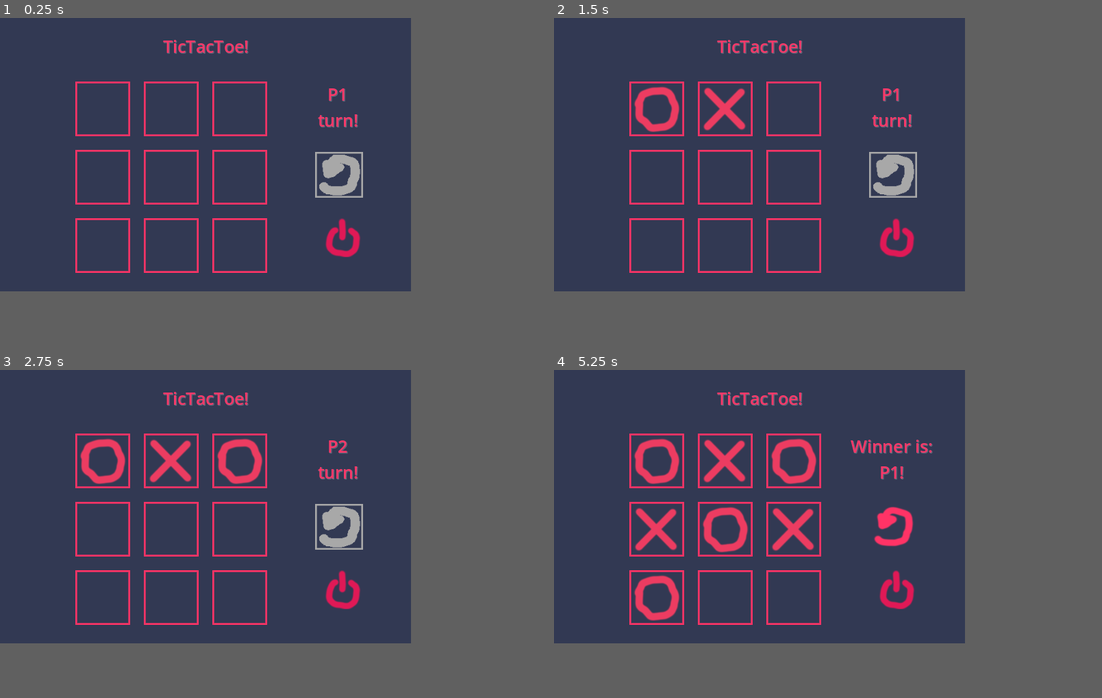
Above: before the commit, frames 1-4 (two rows, left to right).
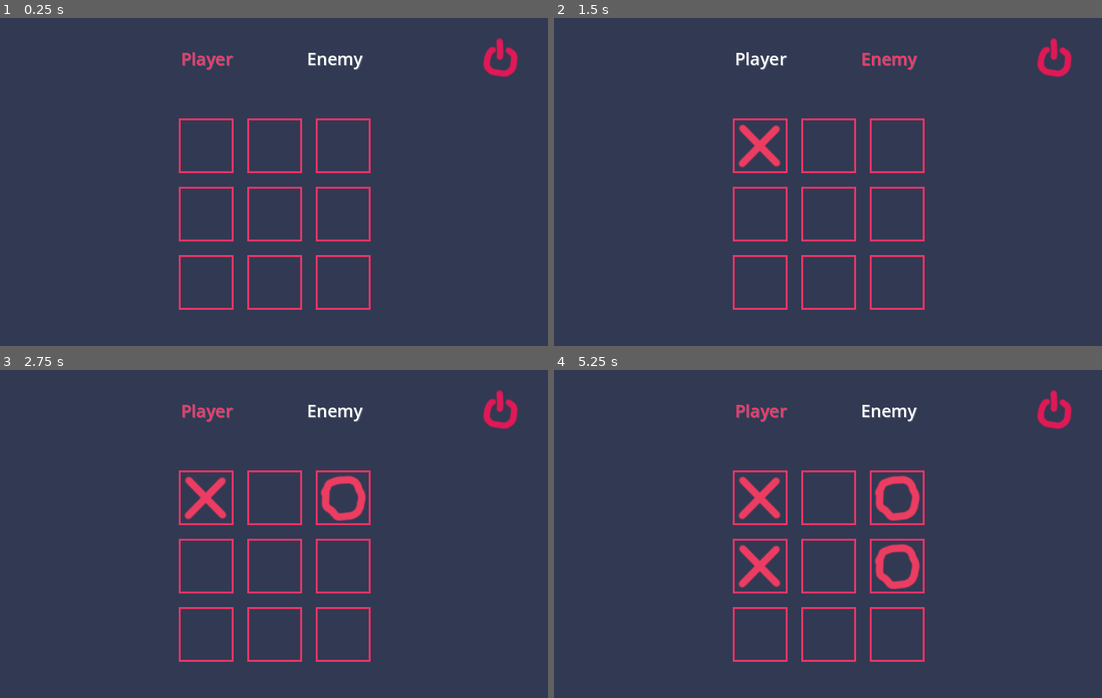
Above: after the commit, the same moments.

Repository: iCatOK/TicTacToeOnline
Game: Godot game, scene res://TicTacToeSession.tscn
The game is run twice, just before and just after one commit, with the same random seed, the same clock (stepped at 60 frames per second) and the same inputs.
Inputs (mouse positions are in pixels of both pictures, inside the frame that each line leads up to):
- Up to frame 1 (0.25 s): no input
- Up to frame 2 (1.5 s): tap Enter at 0.5 s; move the mouse to (658, 109) at 0.52 s; click (658, 109) at 0.67 s; tap Space at 1.25 s; move the mouse to (723, 109) at 1.27 s; click (723, 109) at 1.42 s
- Up to frame 3 (2.75 s): tap Enter at 2 s; move the mouse to (241, 461) at 2.02 s; click (241, 461) at 2.17 s
- Up to frame 4 (5.25 s): tap Space at 2.75, 4.25 s; move the mouse to (658, 530) at 2.77 s; click (658, 530) at 2.92 s; tap Enter at 3.5 s; move the mouse to (723, 530) at 3.52 s; click (723, 530) at 3.67 s; move the mouse to (795, 530) at 4.27 s; click (795, 530) at 4.42 s; move the mouse to (658, 596) at 5.02 s; click (658, 596) at 5.17 s
In our replay, the window is 600x400 before the commit and 800x480 after it. These sizes can differ from the game's own. Grey fills any space a smaller window leaves; there, only what the larger window draws over its background counts as a difference.

The runs differ from the first frame. In frame 1, 6.5% of the frame differs, in the area x 13-95%, y 6-89%; in frame 2, 7.9%; in frame 3, 8.8%; in frame 4, 11%.

Commit message:
update code, visauals and add winning modal window

Diff:
--- a/Cell.tscn
+++ b/Cell.tscn
@@ -22,8 +22,8 @@
 
 [node name="TextureMarker" parent="." instance=ExtResource("2_3xhvs")]
 layout_mode = 1
-ocuppied_cell_texture_first = ExtResource("2_cj5nl")
-ocuppied_cell_texture_second = ExtResource("4_f86p2")
+circle_texture = ExtResource("2_cj5nl")
+cross_texture = ExtResource("4_f86p2")
 free_cell_texture = ExtResource("5_71b8g")
 
 [connection signal="gui_input" from="." to="." method="_on_gui_input"]
--- /dev/null
+++ b/ResultDialog.tscn
@@ -0,0 +1,68 @@
+[gd_scene load_steps=4 format=3 uid="uid://cjadrhn5gltq4"]
+
+[ext_resource type="Script" path="res://scripts/prefabs/ResultDialog.gd" id="1_djv6h"]
+
+[sub_resource type="SystemFont" id="SystemFont_hgiyd"]
+font_names = PackedStringArray("", "Comic Sans MS")
+
+[sub_resource type="SystemFont" id="SystemFont_148sp"]
+font_names = PackedStringArray("", "Comic Sans MS")
+
+[node name="ResultDialog" type="Control"]
+layout_mode = 3
+anchors_preset = 8
+anchor_left = 0.5
+anchor_top = 0.5
+anchor_right = 0.5
+anchor_bottom = 0.5
+grow_horizontal = 2
+grow_vertical = 2
+script = ExtResource("1_djv6h")
+
+[node name="ColorRect" type="ColorRect" parent="."]
+layout_mode = 1
+anchors_preset = 8
+anchor_left = 0.5
+anchor_top = 0.5
+anchor_right = 0.5
+anchor_bottom = 0.5
+offset_left = -192.0
+offset_top = -156.0
+offset_right = 192.0
+offset_bottom = 156.0
+grow_horizontal = 2
+grow_vertical = 2
+color = Color(0.481023, 0.026827, 0.192537, 1)
+
+[node name="VBoxContainer" type="VBoxContainer" parent="ColorRect"]
+layout_mode = 1
+anchors_preset = 8
+anchor_left = 0.5
+anchor_top = 0.5
+anchor_right = 0.5
+anchor_bottom = 0.5
+offset_left = -57.0
+offset_top = -60.0
+offset_right = 57.0
+offset_bottom = 60.0
+grow_horizontal = 2
+grow_vertical = 2
+theme_override_constants/separation = 20
+
+[node name="WinnerLabel" type="Label" parent="ColorRect/VBoxContainer"]
+layout_mode = 2
+theme_override_fonts/font = SubResource("SystemFont_hgiyd")
+theme_override_font_sizes/font_size = 40
+text = "Player
+wins!"
+horizontal_alignment = 1
+vertical_alignment = 1
+
+[node name="PlayAgainButton" type="Button" parent="ColorRect/VBoxContainer"]
+layout_mode = 2
+theme_override_constants/h_separation = 0
+theme_override_fonts/font = SubResource("SystemFont_148sp")
+theme_override_font_sizes/font_size = 25
+text = "Play again"
+
+[connection signal="pressed" from="ColorRect/VBoxContainer/PlayAgainButton" to="." method="_on_play_again_button_pressed"]
--- a/TicTacToeSession.tscn
+++ b/TicTacToeSession.tscn
@@ -1,14 +1,11 @@
-[gd_scene load_steps=11 format=3 uid="uid://cit202a4x64ae"]
+[gd_scene load_steps=8 format=3 uid="uid://cit202a4x64ae"]
 
 [ext_resource type="PackedScene" uid="uid://bbjci7hhph6cn" path="res://Cell.tscn" id="1_1mkfg"]
 [ext_resource type="Script" path="res://scripts/scenes/TicTacToeSession.gd" id="1_1ruk4"]
-[ext_resource type="Texture2D" uid="uid://p6ljrgk7ft86" path="res://res/reset_btn/normal.png" id="3_sd2om"]
-[ext_resource type="Texture2D" uid="uid://bwht7alit6k17" path="res://res/reset_btn/clicked.png" id="4_c3w13"]
-[ext_resource type="Texture2D" uid="uid://dwul4qf1g3gy0" path="res://res/reset_btn/hover.png" id="5_esqpt"]
-[ext_resource type="Texture2D" uid="uid://b5qjeuw6xgpv2" path="res://res/reset_btn/disabled.png" id="6_q28kr"]
 [ext_resource type="Texture2D" uid="uid://b8bx5rjdkpuvy" path="res://res/exit_btn/normal.png" id="7_upm61"]
 [ext_resource type="Texture2D" uid="uid://dykb17u73cueo" path="res://res/exit_btn/click.png" id="8_wd655"]
 [ext_resource type="Texture2D" uid="uid://2r6my4ut8nv1" path="res://res/exit_btn/hover.png" id="9_mkhs6"]
+[ext_resource type="PackedScene" uid="uid://cjadrhn5gltq4" path="res://ResultDialog.tscn" id="10_2gvdn"]
 
 [sub_resource type="SystemFont" id="SystemFont_0sso1"]
 font_names = PackedStringArray("Comic Sans MS")
@@ -31,140 +28,126 @@
 grow_vertical = 2
 color = Color(0.197914, 0.222775, 0.323495, 1)
 
-[node name="Map" type="HFlowContainer" parent="."]
+[node name="SessionRoot" type="Control" parent="."]
+layout_mode = 1
+anchors_preset = 15
+anchor_right = 1.0
+anchor_bottom = 1.0
+grow_horizontal = 2
+grow_vertical = 2
+
+[node name="Map" type="HFlowContainer" parent="SessionRoot"]
 layout_mode = 1
 anchors_preset = 8
 anchor_left = 0.5
 anchor_top = 0.5
 anchor_right = 0.5
 anchor_bottom = 0.5
-offset_left = -190.0
-offset_top = -107.0
-offset_right = 90.0
-offset_bottom = 173.0
+offset_left = -139.0
+offset_top = -93.0
+offset_right = 141.0
+offset_bottom = 187.0
 grow_horizontal = 2
 grow_vertical = 2
 theme_override_constants/h_separation = 20
 theme_override_constants/v_separation = 20
 
-[node name="Cell" parent="Map" instance=ExtResource("1_1mkfg")]
+[node name="Cell" parent="SessionRoot/Map" instance=ExtResource("1_1mkfg")]
 layout_mode = 2
 
-[node name="Cell2" parent="Map" instance=ExtResource("1_1mkfg")]
+[node name="Cell2" parent="SessionRoot/Map" instance=ExtResource("1_1mkfg")]
 layout_mode = 2
 col = 1
 
-[node name="Cell3" parent="Map" instance=ExtResource("1_1mkfg")]
+[node name="Cell3" parent="SessionRoot/Map" instance=ExtResource("1_1mkfg")]
 layout_mode = 2
 col = 2
 
-[node name="Cell4" parent="Map" instance=ExtResource("1_1mkfg")]
+[node name="Cell4" parent="SessionRoot/Map" instance=ExtResource("1_1mkfg")]
 layout_mode = 2
 row = 1
 
-[node name="Cell5" parent="Map" instance=ExtResource("1_1mkfg")]
+[node name="Cell5" parent="SessionRoot/Map" instance=ExtResource("1_1mkfg")]
 layout_mode = 2
 row = 1
 col = 1
 
-[node name="Cell6" parent="Map" instance=ExtResource("1_1mkfg")]
+[node name="Cell6" parent="SessionRoot/Map" instance=ExtResource("1_1mkfg")]
 layout_mode = 2
 row = 1
 col = 2
 
-[node name="Cell7" parent="Map" instance=ExtResource("1_1mkfg")]
+[node name="Cell7" parent="SessionRoot/Map" instance=ExtResource("1_1mkfg")]
 layout_mode = 2
 row = 2
 
-[node name="Cell8" parent="Map" instance=ExtResource("1_1mkfg")]
+[node name="Cell8" parent="SessionRoot/Map" instance=ExtResource("1_1mkfg")]
 layout_mode = 2
 row = 2
 col = 1
 
-[node name="Cell9" parent="Map" instance=ExtResource("1_1mkfg")]
+[node name="Cell9" parent="SessionRoot/Map" instance=ExtResource("1_1mkfg")]
 layout_mode = 2
 row = 2
 col = 2
 
-[node name="PlayerLabel" type="Label" parent="."]
-custom_minimum_size = Vector2(139, 78)
-layout_mode = 1
-anchors_preset = 1
-anchor_left = 1.0
-anchor_right = 1.0
-offset_left = -176.0
-offset_top = 92.0
-offset_right = -37.0
-offset_bottom = 170.0
-grow_horizontal = 0
-theme_override_colors/font_color = Color(0.981995, 0.219757, 0.410317, 1)
-theme_override_colors/font_shadow_color = Color(1, 1, 1, 0.196078)
-theme_override_fonts/font = SubResource("SystemFont_0sso1")
-theme_override_font_sizes/font_size = 25
-text = "Player
-turn"
-horizontal_alignment = 1
-vertical_alignment = 1
-autowrap_mode = 3
-
-[node name="PlayerLabel2" type="Label" parent="."]
-custom_minimum_size = Vector2(139, 60)
+[node name="PlayerLabel" type="Label" parent="SessionRoot"]
 layout_mode = 1
 anchors_preset = 5
 anchor_left = 0.5
 anchor_right = 0.5
-offset_left = -69.0
-offset_top = 12.0
-offset_right = 70.0
-offset_bottom = 72.0
+offset_left = -200.0
+offset_top = 40.0
+offset_right = -61.0
+offset_bottom = 79.0
+grow_horizontal = 2
+theme_override_colors/font_color = Color(0.980392, 0.219608, 0.411765, 1)
+theme_override_colors/font_shadow_color = Color(1, 1, 1, 0.196078)
+theme_override_fonts/font = SubResource("SystemFont_0sso1")
+theme_override_font_sizes/font_size = 25
+text = "Player turn"
+horizontal_alignment = 2
+vertical_alignment = 1
+autowrap_mode = 3
+
+[node name="OpponentLabel" type="Label" parent="SessionRoot"]
+layout_mode = 1
+anchors_preset = 5
+anchor_left = 0.5
+anchor_right = 0.5
+offset_left = 48.0
+offset_top = 40.0
+offset_right = 187.0
+offset_bottom = 79.0
 grow_horizontal = 2
 theme_override_colors/font_color = Color(0.981995, 0.219757, 0.410317, 1)
 theme_override_colors/font_shadow_color = Color(1, 1, 1, 0.196078)
 theme_override_fonts/font = SubResource("SystemFont_0sso1")
 theme_override_font_sizes/font_size = 25
-text = "TicTacToe!"
-horizontal_alignment = 1
+text = "Player turn"
 vertical_alignment = 1
 autowrap_mode = 3
 
-[node name="ResetButton" type="TextureButton" parent="."]
+[node name="ExitButton" type="TextureButton" parent="SessionRoot"]
 layout_mode = 1
-anchors_preset = 6
+anchors_preset = 1
 anchor_left = 1.0
-anchor_top = 0.5
 anchor_right = 1.0
-anchor_bottom = 0.5
-offset_left = -140.0
-offset_top = -4.0
-offset_right = -70.0
-offset_bottom = 63.0
+offset_left = -104.0
+offset_top = 24.0
+offset_right = -34.0
+offset_bottom = 91.0
 grow_horizontal = 0
-grow_vertical = 2
-texture_normal = ExtResource("3_sd2om")
-texture_pressed = ExtResource("4_c3w13")
-texture_hover = ExtResource("5_esqpt")
-texture_disabled = ExtResource("6_q28kr")
-ignore_texture_size = true
-stretch_mode = 0
-
-[node name="ExitButton" type="TextureButton" parent="."]
-layout_mode = 1
-anchors_preset = 3
-anchor_left = 1.0
-anchor_top = 1.0
-anchor_right = 1.0
-anchor_bottom = 1.0
-offset_left = -134.0
-offset_top = -112.0
-offset_right = -64.0
-offset_bottom = -45.0
-grow_horizontal = 0
-grow_vertical = 0
 texture_normal = ExtResource("7_upm61")
 texture_pressed = ExtResource("8_wd655")
 texture_hover = ExtResource("9_mkhs6")
 ignore_texture_size = true
 stretch_mode = 0
 
-[connection signal="pressed" from="ResetButton" to="." method="_on_reset_button_pressed"]
-[connection signal="pressed" from="ExitButton" to="." method="_on_exit_button_pressed"]
+[node name="ResultDialog" parent="." instance=ExtResource("10_2gvdn")]
+visible = false
+layout_mode = 1
+
+[connection signal="end_game" from="." to="ResultDialog" method="show_dialog"]
+[connection signal="pressed" from="SessionRoot/ExitButton" to="." method="_on_exit_button_pressed"]
+[connection signal="play_again" from="ResultDialog" to="." method="_on_result_dialog_play_again"]
--- a/project.godot
+++ b/project.godot
@@ -15,10 +15,14 @@
 config/features=PackedStringArray("4.1", "GL Compatibility")
 config/icon="res://icon.svg"
 
+[autoload]
+
+Global="*res://scripts/Global.gd"
+
 [display]
 
-window/size/viewport_width=600
-window/size/viewport_height=400
+window/size/viewport_width=800
+window/size/viewport_height=480
 
 [input]
 
--- a/scripts/Game.gd
+++ /dev/null
@@ -1,11 +0,0 @@
-extends Control
-
-
-# Called when the node enters the scene tree for the first time.
-func _ready():
-	pass # Replace with function body.
-
-
-# Called every frame. 'delta' is the elapsed time since the previous frame.
-func _process(delta):
-	pass
--- /dev/null
+++ b/scripts/Global.gd
@@ -0,0 +1,5 @@
+extends Node
+
+
+var opponent_name: String = "Enemy"
+var player_name: String = "Player"
--- a/scripts/Utils.gd
+++ b/scripts/Utils.gd
@@ -3,8 +3,9 @@
 extends Node
 class_name Utils
 
-const FIRST_PLAYER_ID = "P1"
-const SECOND_PLAYER_ID = "P2"
+static var FIRST_PLAYER_ID: String = "P1" # cross
+static var SECOND_PLAYER_ID: String = "P2" # circle
+var a: String
 
 
 static func generate_2d_array(row_count: int, col_count: int) -> Array:
--- /dev/null
+++ b/scripts/dto/PlayerData.gd
@@ -0,0 +1,12 @@
+# Class that represents player's data
+extends Node2D
+class_name PlayerData
+
+var player_name: String
+var label: Label
+var marker: String
+
+
+func _init(player_name: String, label: Label):
+	self.player_name = player_name
+	self.label = label
--- a/scripts/markers/ColorMarker.gd
+++ b/scripts/markers/ColorMarker.gd
@@ -1,19 +1,17 @@
 extends ColorRect
 class_name ColorMarker
 
-@export var ocuppied_cell_color_first: Color
-@export var ocuppied_cell_color_second: Color
+@export var circle_color: Color
+@export var cross_color: Color
 @export var free_cell_color: Color
+
+var color_map = {}
 
 # Changes cell state. It is assumed that there is two players with certain ids.
 func change_cell_state(player_identifier: String):
-	var new_state: Color
-	if player_identifier == Utils.FIRST_PLAYER_ID:
-		new_state = ocuppied_cell_color_first
-	elif player_identifier == Utils.SECOND_PLAYER_ID:
-		new_state = ocuppied_cell_color_second
-	else:
-		push_error("Unexpected player id occured: %s" % player_identifier)
+	var new_state: Color = color_map[player_identifier]
+	if (new_state == null):
+		push_warning("State of Color Marker is null")
 	self.color = new_state
 
 
@@ -24,3 +22,7 @@
 # Called when the node enters the scene tree for the first time.
 func _ready():
 	self.color = free_cell_color
+	color_map = {
+		Cell.CROSS_IDENTIFIER: cross_color,
+		Cell.CIRCLE_IDENTIFIER: circle_color
+	}
--- a/scripts/markers/TextureMarker.gd
+++ b/scripts/markers/TextureMarker.gd
@@ -1,19 +1,17 @@
 extends TextureRect
 class_name TextureMarker
 
-@export var ocuppied_cell_texture_first: Texture
-@export var ocuppied_cell_texture_second: Texture
+@export var circle_texture: Texture
+@export var cross_texture: Texture
 @export var free_cell_texture: Texture
+
+var texture_map = {}
 
 # Changes cell state. It is assumed that there is two players with certain ids.
 func change_cell_state(player_identifier: String):
-	var new_state: Texture
-	if player_identifier == Utils.FIRST_PLAYER_ID:
-		new_state = ocuppied_cell_texture_first
-	elif player_identifier == Utils.SECOND_PLAYER_ID:
-		new_state = ocuppied_cell_texture_second
-	else:
-		push_error("Unexpected player id occured: %s" % player_identifier)
+	var new_state: Texture = texture_map[player_identifier]
+	if (new_state == null):
+		push_warning("State of Texture Marker is null")
 	self.texture = new_state
 
 
@@ -23,4 +21,8 @@
 
 # Called when the node enters the scene tree for the first time.
 func _ready():
-	self.texture = free_cell_texture
+	set_free_cell()
+	texture_map = {
+		Cell.CROSS_IDENTIFIER: cross_texture,
+		Cell.CIRCLE_IDENTIFIER: circle_texture
+	}
--- a/scripts/prefabs/Cell.gd
+++ b/scripts/prefabs/Cell.gd
@@ -1,5 +1,8 @@
 extends Control
 class_name Cell
+
+const CROSS_IDENTIFIER = "cross"
+const CIRCLE_IDENTIFIER = "circle"
 
 @export var row: int = 0
 @export var col: int = 0
@@ -11,9 +14,9 @@
 signal cell_ocuppied(cell: Cell)
 
 
-func change_cell_state(player_identifier: String):
+func change_cell_state(turn_identifier: String):
 	is_occupied = true
-	marker.change_cell_state(player_identifier)
+	marker.change_cell_state(turn_identifier)
 
 
 func reset_cell():
--- /dev/null
+++ b/scripts/prefabs/ResultDialog.gd
@@ -0,0 +1,16 @@
+extends Control
+class_name ResultDialog
+
+signal play_again
+
+func show_dialog(data: PlayerData):
+	if data == null:
+		$ColorRect/VBoxContainer/WinnerLabel.text = "It's a draw!"
+	else:
+		$ColorRect/VBoxContainer/WinnerLabel.text = "%s wins!" % data.player_name
+	visible = true
+
+
+func _on_play_again_button_pressed():
+	visible = false
+	emit_signal("play_again")
--- a/scripts/scenes/TicTacToeSession.gd
+++ b/scripts/scenes/TicTacToeSession.gd
@@ -5,22 +5,37 @@
 @export var rows_count = 3
 @export var cols_count = 3
 
+var label_default_color: Color = Color.from_string("fa3869", Color.RED)
+
 # Private vars
 var _max_turns_count: int
 var _map: Array
 var _players: Array
 
 # State vars
-var _current_player_id: String
+var _current_player: PlayerData
 var _current_player_index: int
 var _current_turns_count: int
 var _is_game_ended: bool
 
+# Signals
+signal end_game(winner: PlayerData)
+
 func _ready():
 	# Connect `cell_occupied` signals (for all cells)
-	for cell in $Map.get_children():
+	for cell in $SessionRoot/Map.get_children():
 		cell.connect("cell_ocuppied", _on_cell_ocuppied)
 
+	# Set up player names and labels
+	_players = [
+		PlayerData.new(Global.player_name, $SessionRoot/PlayerLabel),
+		PlayerData.new(Global.opponent_name, $SessionRoot/OpponentLabel)
+	]
+
+	$SessionRoot/PlayerLabel.text = Global.player_name
+	$SessionRoot/OpponentLabel.text = Global.opponent_name
+
+	# Initialize first round
 	initialize_new_game()
 
 	# Set max turns count
@@ -35,26 +50,27 @@
 	# Debug coordinates
 	print("Coords: %d %d" % [cell.row, cell.col])
 
-	# Fill cell and set new player after turn
-	cell.change_cell_state(_current_player_id)
+	# Fill cell with marker of current player
+	var current_turn_marker = _current_player.marker
+	cell.change_cell_state(current_turn_marker)
 
 	# Set player's turn on array for further checking
-	_map[cell.row][cell.col] = _current_player_id
+	_map[cell.row][cell.col] = current_turn_marker
 
 	# Check winning condition
 	var win = Utils.check_tic_tac_toe_map(_map, cell.row, cell.col)
 	if win:
-		$PlayerLabel.text = "Winner is: %s!" % _current_player_id
+		print("Winner is: %s!" % _current_player.player_name)
 		_is_game_ended = true
-		$ResetButton.disabled = false
+		emit_signal("end_game", _current_player)
 		return
 
 	# Increment turns count and check for draw
 	_current_turns_count += 1
 	if _current_turns_count == _max_turns_count:
-		$PlayerLabel.text = "It's a draw!"
+		print("It's a draw!")
 		_is_game_ended = true
-		$ResetButton.disabled = false
+		emit_signal("end_game", null)
 		return
 
 	change_player_after_turn()
@@ -62,40 +78,52 @@
 
 # Changes current player id and index according to player list.
 func change_player_after_turn():
+	# Clear label highlighting
+	_current_player.label.add_theme_color_override("font_color", label_default_color)
+
 	_current_player_index += 1
 	if _current_player_index > _players.size() - 1:
 		_current_player_index = 0
-	_current_player_id = _players[_current_player_index]
-	$PlayerLabel.text = "%s\nturn!" % _current_player_id
+
+	_current_player = _players[_current_player_index]
+
+	# Highlight next player label
+	_current_player.label.add_theme_color_override("font_color", Color.WHITE)
+
+	print("%s turn!" % _current_player.player_name)
 
 
 func initialize_new_game():
 	# Create map
 	_map = Utils.generate_2d_array(rows_count, cols_count)
 
-	# Disable reset button
-	$ResetButton.disabled = true
+	# Shuffle players
+	_players.shuffle()
 
-	# Create players
-	_players = [Utils.FIRST_PLAYER_ID, Utils.SECOND_PLAYER_ID]
+	# Set player markers
+	_players[0].marker = Cell.CROSS_IDENTIFIER
+	_players[1].marker = Cell.CIRCLE_IDENTIFIER
 
 	# Set game variables
-	_current_player_id = _players[_current_player_index]
+	_current_player = _players[_current_player_index]
 	_current_player_index = 0
 	_current_turns_count = 0
 	_is_game_ended = false
 
+	# Highlight current player label
+	_current_player.label.add_theme_color_override("font_color", Color.WHITE)
+
 	# Clear cells' UI
-	for cell in $Map.get_children():
+	for cell in $SessionRoot/Map.get_children():
 		cell.reset_cell()
 
 	# Set turn text
-	$PlayerLabel.text = "%s\nturn!" % _current_player_id
-
-
-func _on_reset_button_pressed():
-	initialize_new_game()
+	print("%s turn!" % _current_player.player_name)
 
 
 func _on_exit_button_pressed():
 	get_tree().quit()
+
+
+func _on_result_dialog_play_again():
+	initialize_new_game()
